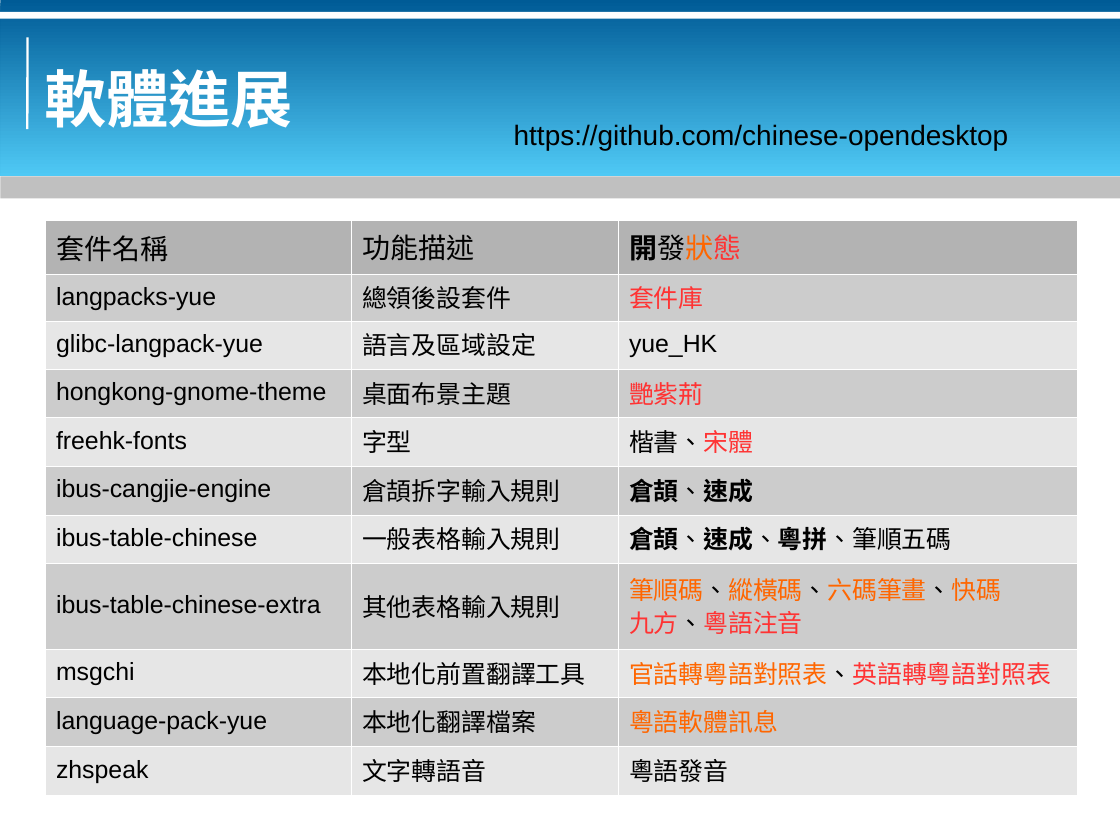
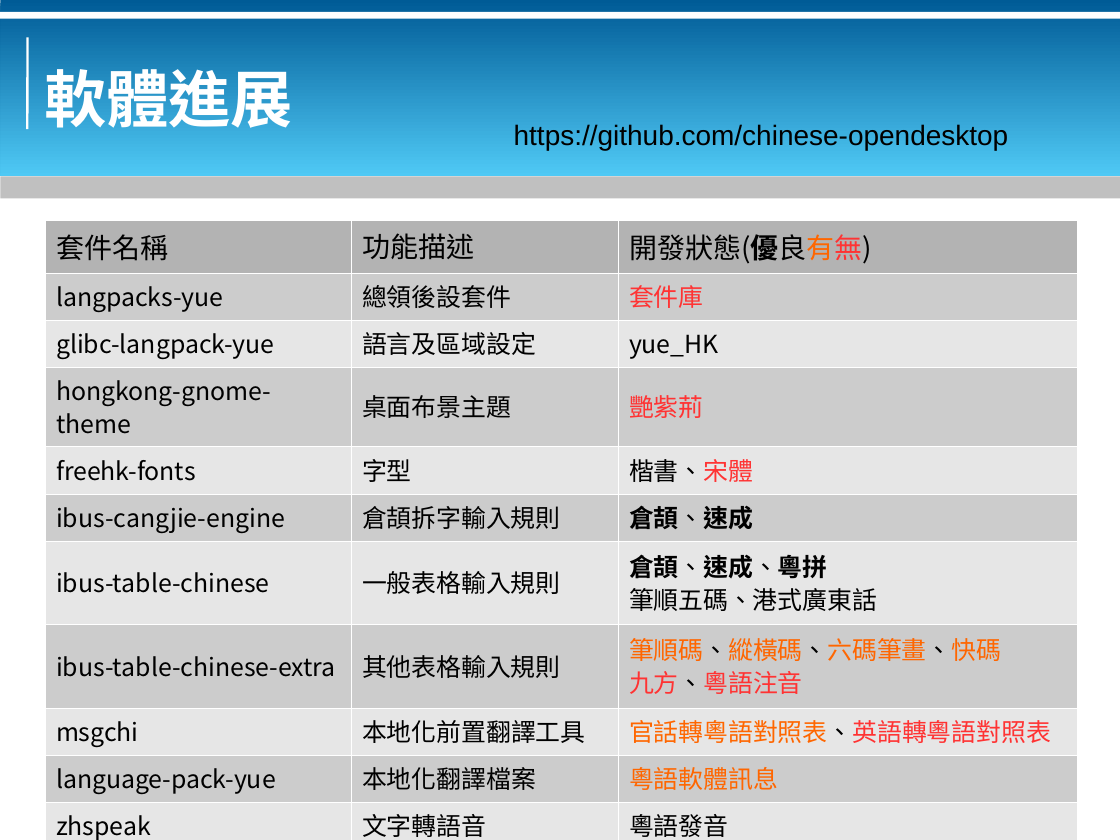
Before and after one commit to bluebat/.presentations, a slide deck: slide 8 of look-at-yue-desktop.odp. Drawn at 1120x840 pixels with LibreOffice and Linux fonts; fonts in the diff are those of the drawing; background and template pictures are left out. Boxes give left, top, right and bottom in pixels: in the first picture for what was removed or moved away, otherwise in the second. Text is boxed around its words. In the diff, an @@ line names an element or a change of style, - is before the commit and + after.

```diff
--- a/look-at-yue-desktop.odp
+++ b/look-at-yue-desktop.odp
@@ table at (45,221,1076,840) @@
-row 1, column 3: 開發狀態
+row 1, column 3: 開發狀態(優良有無)
-row 7, column 3: 倉頡、速成、粵拼、筆順五碼
+row 7, column 3: 倉頡、速成、粵拼 / 筆順五碼、港式廣東話
@@ font Arial to Noto Sans CJK SC @@
```
Also in this commit, not shown: 8 other slides changed, 2 other files.
